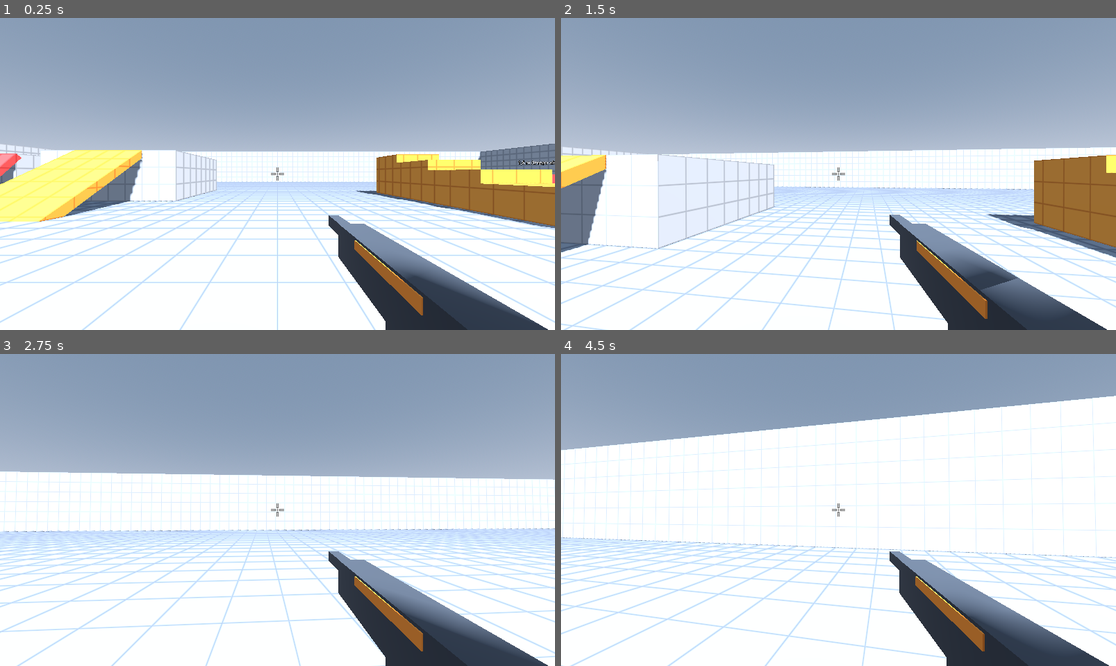
Above: before the commit, frames 1-4 (two rows, left to right).
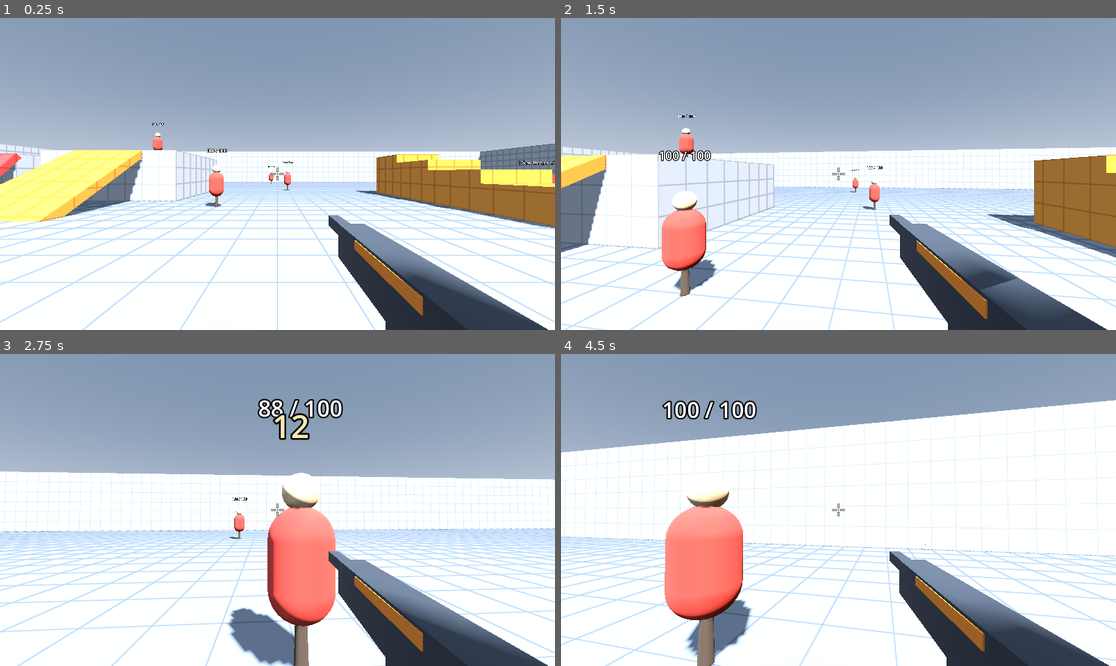
Above: after the commit, the same moments.

Repository: AntoSeguino2018/Project-Zombie
Game: Godot game, scene res://game/levels/test_level.tscn
Two runs of this game, one before a commit and one after it. Both use one fixed random seed, a clock stepped at 60 frames per second and the inputs below.
Inputs (mouse positions are in pixels of both pictures, inside the frame that each line leads up to):
- Up to frame 1 (0.25 s): no input
- Up to frame 2 (1.5 s): tap Enter at 0.5 s; move the mouse to (866, 174) at 0.52 s; press the mouse at (866, 174) at 0.53 s; hold W (move_forward) from 0.53 s (still down); tap Space (jump) at 0.77 s; move the mouse to (810, 174) at 1.27 s; release the mouse at (810, 174) at 1.28 s; click (810, 174) at 1.35 s
- Up to frame 3 (2.75 s): keep holding W (move_forward); tap Space (jump) at 1.52 s; move the mouse to (288, 503) at 2.02 s; hold Shift (sprint) from 2.03 s (still down); click (288, 503) at 2.3 s
- Up to frame 4 (4.5 s): keep holding W (move_forward); move the mouse to (832, 516) at 2.77 s; release Shift (sprint) at 2.78 s; click (832, 516) at 2.85 s; tap Space (jump) at 3.02, 3.77 s; move the mouse to (877, 513) at 3.52 s; press the mouse at (877, 513) at 3.53 s; move the mouse to (794, 506) at 4.27 s; release the mouse at (794, 506) at 4.28 s; tap Shift (sprint) at 4.35 s

The runs differ from the first frame. In frame 1, 0.5% of the frame differs, in the area x 27-53%, y 33-61%; in frame 2, 2.5%; in frame 3, 7.4%; in frame 4, 18%, in the area x 0-100%, y 13-100%.

Commit message:
Passo 1.4: salute, danno e manichini bersaglio
HealthComponent unico per giocatori, nemici e bersagli (predisposto perché
in rete sia l'host ad applicare il danno). L'arma infligge danno, mostra
numeri di danno e l'hitmarker sul mirino (rosso sul colpo finale).
Quattro manichini nel livello di prova: lampeggiano, oscillano, spariscono
e ricompaiono dopo 3 secondi.

Corretto: le scintille d'impatto partivano anche nell'origine del mondo,
prima che l'effetto venisse spostato sul punto colpito.

Co-Authored-By: Claude Opus 5.5 <noreply@anthropic.com>

Diff:
--- /dev/null
+++ b/game/combat/damage_number.gd
@@ -0,0 +1,30 @@
+class_name DamageNumber
+extends Label3D
+## Numero di danno che salta fuori dal punto colpito, sale e sbiadisce.
+## Si elimina da solo.
+
+## Di quanto sale il numero, in metri.
+@export var rise := 0.6
+## Spostamento laterale casuale massimo, in metri, per non sovrapporre i numeri.
+@export var scatter := 0.4
+## Durata totale, in secondi.
+@export var duration := 0.7
+@export var kill_color := Color(1.0, 0.35, 0.3)
+
+
+## Mostra amount nel punto at. Il colpo finale usa un colore e una dimensione diversi.
+func show_value(amount: float, at: Vector3, killed: bool) -> void:
+	text = str(roundi(amount))
+	if killed:
+		modulate = kill_color
+		font_size = roundi(font_size * 1.4)
+	# Lo spostamento laterale segue la destra della camera, così si vede sullo schermo.
+	var camera := get_viewport().get_camera_3d()
+	var side := camera.global_basis.x if camera else Vector3.RIGHT
+	position = at + side * randf_range(-scatter, scatter) + Vector3.UP * randf_range(0.1, 0.3)
+
+	var tween := create_tween().set_parallel()
+	tween.tween_property(self, "position:y", position.y + rise, duration) \
+			.set_trans(Tween.TRANS_CUBIC).set_ease(Tween.EASE_OUT)
+	tween.tween_property(self, "modulate:a", 0.0, duration * 0.4).set_delay(duration * 0.6)
+	tween.chain().tween_callback(queue_free)
--- /dev/null
+++ b/game/combat/damage_number.tscn
@@ -0,0 +1,15 @@
+[gd_scene format=3]
+
+[ext_resource type="Script" path="res://game/combat/damage_number.gd" id="1_number"]
+
+[node name="DamageNumber" type="Label3D"]
+physics_interpolation_mode = 2
+billboard = 1
+no_depth_test = true
+render_priority = 10
+outline_render_priority = 9
+modulate = Color(1, 0.92, 0.6, 1)
+text = "0"
+font_size = 64
+outline_size = 14
+script = ExtResource("1_number")
--- /dev/null
+++ b/game/combat/health_component.gd
@@ -0,0 +1,61 @@
+class_name HealthComponent
+extends Node
+## Vita di qualsiasi cosa possa subire danni: giocatori, nemici, bersagli.
+##
+## Si aggiunge come nodo figlio del corpo che viene colpito; chi spara la trova
+## con HealthComponent.of(corpo_colpito).
+## Predisposto per la rete: in multiplayer solo l'host chiamerà take_damage()
+## e i client riceveranno la vita sincronizzata.
+
+signal damaged(amount: float, source: Node, hit_position: Vector3)
+signal died(source: Node)
+signal changed(current: float, maximum: float)
+
+@export var max_health := 100.0
+
+var current := 0.0
+
+
+func _ready() -> void:
+	current = max_health
+
+
+## Restituisce il componente vita figlio diretto di node, o null se non c'è.
+static func of(node: Object) -> HealthComponent:
+	if not node is Node:
+		return null
+	for child in node.get_children():
+		if child is HealthComponent:
+			return child
+	return null
+
+
+func is_alive() -> bool:
+	return current > 0.0
+
+
+## Applica il danno e restituisce quanto ne è stato inflitto davvero
+## (mai più della vita rimasta). source è chi ha causato il danno.
+func take_damage(amount: float, source: Node = null, hit_position := Vector3.ZERO) -> float:
+	if not is_alive() or amount <= 0.0:
+		return 0.0
+	var dealt := minf(amount, current)
+	current -= dealt
+	damaged.emit(dealt, source, hit_position)
+	changed.emit(current, max_health)
+	if not is_alive():
+		died.emit(source)
+	return dealt
+
+
+func heal(amount: float) -> void:
+	if not is_alive() or amount <= 0.0:
+		return
+	current = minf(current + amount, max_health)
+	changed.emit(current, max_health)
+
+
+## Riporta la vita al massimo (per respawn e rinascite).
+func reset() -> void:
+	current = max_health
+	changed.emit(current, max_health)
--- /dev/null
+++ b/game/levels/props/training_dummy.gd
@@ -0,0 +1,54 @@
+extends StaticBody3D
+## Manichino bersaglio per provare le armi: mostra la vita, lampeggia e oscilla
+## quando viene colpito, sparisce quando viene distrutto e poi ricompare.
+
+## Secondi prima di ricomparire dopo essere stato distrutto.
+@export var respawn_time := 3.0
+
+var _flash := StandardMaterial3D.new()
+
+@onready var _health: HealthComponent = $Health
+@onready var _visual: Node3D = $Visual
+@onready var _shape: CollisionShape3D = $CollisionShape3D
+@onready var _label: Label3D = $HealthLabel
+
+
+func _ready() -> void:
+	# Un materiale sovrapposto bianco e trasparente: il lampo è la sua opacità.
+	_flash.shading_mode = BaseMaterial3D.SHADING_MODE_UNSHADED
+	_flash.transparency = BaseMaterial3D.TRANSPARENCY_ALPHA
+	_flash.albedo_color = Color(1.0, 1.0, 1.0, 0.0)
+	for part in _visual.get_children():
+		if part is MeshInstance3D:
+			part.material_overlay = _flash
+
+	_health.damaged.connect(_on_damaged)
+	_health.died.connect(_on_died)
+	_health.changed.connect(_update_label)
+	_update_label(_health.current, _health.max_health)
+
+
+func _on_damaged(_amount: float, _source: Node, _hit_position: Vector3) -> void:
+	_flash.albedo_color.a = 0.7
+	create_tween().tween_property(_flash, "albedo_color:a", 0.0, 0.12)
+	var wobble := create_tween()
+	wobble.tween_property(_visual, "rotation:z", deg_to_rad(randf_range(-6.0, 6.0)), 0.04)
+	wobble.tween_property(_visual, "rotation:z", 0.0, 0.4) \
+			.set_trans(Tween.TRANS_ELASTIC).set_ease(Tween.EASE_OUT)
+
+
+func _on_died(_source: Node) -> void:
+	_set_present(false)
+	await get_tree().create_timer(respawn_time).timeout
+	_health.reset()
+	_set_present(true)
+
+
+func _set_present(present: bool) -> void:
+	_visual.visible = present
+	_label.visible = present
+	_shape.set_deferred("disabled", not present)
+
+
+func _update_label(current: float, maximum: float) -> void:
+	_label.text = "%d / %d" % [ceili(current), roundi(maximum)]
--- /dev/null
+++ b/game/levels/props/training_dummy.tscn
@@ -0,0 +1,65 @@
+[gd_scene format=3]
+
+[ext_resource type="Script" path="res://game/levels/props/training_dummy.gd" id="1_dummy"]
+[ext_resource type="Script" path="res://game/combat/health_component.gd" id="2_health"]
+
+[sub_resource type="CapsuleShape3D" id="CapsuleShape3D_dummy"]
+radius = 0.38
+height = 1.8
+
+[sub_resource type="StandardMaterial3D" id="StandardMaterial3D_post"]
+albedo_color = Color(0.35, 0.3, 0.26, 1)
+
+[sub_resource type="StandardMaterial3D" id="StandardMaterial3D_body"]
+albedo_color = Color(0.85, 0.32, 0.28, 1)
+
+[sub_resource type="StandardMaterial3D" id="StandardMaterial3D_head"]
+albedo_color = Color(0.93, 0.85, 0.7, 1)
+
+[sub_resource type="CylinderMesh" id="CylinderMesh_post"]
+material = SubResource("StandardMaterial3D_post")
+top_radius = 0.06
+bottom_radius = 0.08
+height = 0.6
+
+[sub_resource type="CapsuleMesh" id="CapsuleMesh_body"]
+material = SubResource("StandardMaterial3D_body")
+radius = 0.35
+height = 1.2
+
+[sub_resource type="SphereMesh" id="SphereMesh_head"]
+material = SubResource("StandardMaterial3D_head")
+radius = 0.2
+height = 0.4
+
+[node name="TrainingDummy" type="StaticBody3D"]
+script = ExtResource("1_dummy")
+
+[node name="Health" type="Node" parent="."]
+script = ExtResource("2_health")
+
+[node name="CollisionShape3D" type="CollisionShape3D" parent="."]
+transform = Transform3D(1, 0, 0, 0, 1, 0, 0, 0, 1, 0, 1.15, 0)
+shape = SubResource("CapsuleShape3D_dummy")
+
+[node name="Visual" type="Node3D" parent="."]
+physics_interpolation_mode = 2
+
+[node name="Post" type="MeshInstance3D" parent="Visual"]
+transform = Transform3D(1, 0, 0, 0, 1, 0, 0, 0, 1, 0, 0.3, 0)
+mesh = SubResource("CylinderMesh_post")
+
+[node name="Body" type="MeshInstance3D" parent="Visual"]
+transform = Transform3D(1, 0, 0, 0, 1, 0, 0, 0, 1, 0, 1.1, 0)
+mesh = SubResource("CapsuleMesh_body")
+
+[node name="Head" type="MeshInstance3D" parent="Visual"]
+transform = Transform3D(1, 0, 0, 0, 1, 0, 0, 0, 1, 0, 1.85, 0)
+mesh = SubResource("SphereMesh_head")
+
+[node name="HealthLabel" type="Label3D" parent="."]
+transform = Transform3D(1, 0, 0, 0, 1, 0, 0, 0, 1, 0, 2.75, 0)
+billboard = 1
+text = "100 / 100"
+font_size = 48
+outline_size = 12
--- a/game/levels/test_level.tscn
+++ b/game/levels/test_level.tscn
@@ -5,6 +5,7 @@
 [ext_resource type="Material" path="res://assets/materials/greybox_wall.tres" id="3_wall"]
 [ext_resource type="Material" path="res://assets/materials/greybox_accent.tres" id="4_accent"]
 [ext_resource type="Material" path="res://assets/materials/greybox_danger.tres" id="5_danger"]
+[ext_resource type="PackedScene" path="res://game/levels/props/training_dummy.tscn" id="6_dummy"]
 
 [sub_resource type="ProceduralSkyMaterial" id="ProceduralSkyMaterial_sky"]
 sky_horizon_color = Color(0.66, 0.7, 0.78, 1)
@@ -170,6 +171,20 @@
 size = Vector3(2, 3, 2)
 material = ExtResource("3_wall")
 
+[node name="Dummies" type="Node3D" parent="."]
+
+[node name="DummyNear" parent="Dummies" instance=ExtResource("6_dummy")]
+transform = Transform3D(1, 0, 0, 0, 1, 0, 0, 0, 1, -3, 0, -10)
+
+[node name="DummyMid" parent="Dummies" instance=ExtResource("6_dummy")]
+transform = Transform3D(1, 0, 0, 0, 1, 0, 0, 0, 1, 1, 0, -20)
+
+[node name="DummyFar" parent="Dummies" instance=ExtResource("6_dummy")]
+transform = Transform3D(1, 0, 0, 0, 1, 0, 0, 0, 1, -1, 0, -32)
+
+[node name="DummyHigh" parent="Dummies" instance=ExtResource("6_dummy")]
+transform = Transform3D(1, 0, 0, 0, 1, 0, 0, 0, 1, -10, 3, -17)
+
 [node name="Labels" type="Node3D" parent="."]
 
 [node name="StaircaseLabel" type="Label3D" parent="Labels"]
--- a/game/player/fps_controller.gd
+++ b/game/player/fps_controller.gd
@@ -34,6 +34,7 @@
 @onready var _body_mesh: MeshInstance3D = $BodyMesh
 @onready var _weapon: HitscanWeapon = $Camera3D/Weapon
 @onready var _hud: CanvasLayer = $Hud
+@onready var _crosshair: Crosshair = $Hud/Crosshair
 @onready var _gravity: float = ProjectSettings.get_setting("physics/3d/default_gravity")
 
 
@@ -47,6 +48,7 @@
 		return
 	# Il proprio corpo non si vede, ma continua a proiettare l'ombra.
 	_body_mesh.cast_shadow = GeometryInstance3D.SHADOW_CASTING_SETTING_SHADOWS_ONLY
+	_weapon.dealt_damage.connect(func(_target, _amount, killed): _crosshair.show_hit(killed))
 	_camera.make_current()
 	_capture_mouse()
 	_update_camera()
--- a/game/player/player.tscn
+++ b/game/player/player.tscn
@@ -6,6 +6,8 @@
 [ext_resource type="PackedScene" path="res://game/weapons/effects/impact_effect.tscn" id="4_impact"]
 [ext_resource type="PackedScene" path="res://game/weapons/effects/tracer.tscn" id="5_tracer"]
 [ext_resource type="Script" path="res://game/ui/crosshair.gd" id="6_crosshair"]
+[ext_resource type="PackedScene" path="res://game/combat/damage_number.tscn" id="7_damage_number"]
+[ext_resource type="Script" path="res://game/combat/health_component.gd" id="8_health"]
 
 [sub_resource type="CapsuleShape3D" id="CapsuleShape3D_body"]
 radius = 0.4
@@ -53,6 +55,9 @@
 mesh = SubResource("CapsuleMesh_body")
 surface_material_override/0 = SubResource("StandardMaterial3D_body")
 
+[node name="Health" type="Node" parent="."]
+script = ExtResource("8_health")
+
 [node name="Head" type="Marker3D" parent="."]
 transform = Transform3D(1, 0, 0, 0, 1, 0, 0, 0, 1, 0, 1.6, 0)
 
@@ -69,6 +74,7 @@
 muzzle = NodePath("Muzzle")
 impact_scene = ExtResource("4_impact")
 tracer_scene = ExtResource("5_tracer")
+damage_number_scene = ExtResource("7_damage_number")
 
 [node name="Body" type="MeshInstance3D" parent="Camera3D/Weapon"]
 cast_shadow = 0
--- a/game/ui/crosshair.gd
+++ b/game/ui/crosshair.gd
@@ -1,6 +1,8 @@
+class_name Crosshair
 extends Control
 ## Mirino a croce disegnato al centro dello schermo, con un bordo scuro
-## per restare leggibile su qualsiasi sfondo.
+## per restare leggibile su qualsiasi sfondo. Mostra anche l'hitmarker
+## (una X attorno al centro) quando un colpo fa danno.
 
 @export var color := Color(1.0, 1.0, 1.0, 0.9)
 @export var outline_color := Color(0.0, 0.0, 0.0, 0.6)
@@ -9,6 +11,29 @@
 ## Lunghezza di ogni linea, in pixel.
 @export var length := 8.0
 @export var thickness := 2.0
+
+@export_group("Hitmarker")
+@export var hit_color := Color(1.0, 1.0, 1.0)
+@export var kill_color := Color(1.0, 0.3, 0.25)
+## Durata dell'hitmarker, in secondi (doppia sul colpo finale).
+@export var hit_duration := 0.15
+
+var _hit_time_left := 0.0
+var _hit_total := 1.0
+var _hit_killed := false
+
+
+func _process(delta: float) -> void:
+	if _hit_time_left > 0.0:
+		_hit_time_left = maxf(_hit_time_left - delta, 0.0)
+		queue_redraw()
+
+
+func show_hit(killed: bool) -> void:
+	_hit_killed = killed
+	_hit_total = hit_duration * (2.0 if killed else 1.0)
+	_hit_time_left = _hit_total
+	queue_redraw()
 
 
 func _draw() -> void:
@@ -20,3 +45,11 @@
 		draw_line(from, to, color, thickness)
 	draw_circle(center, 2.0, outline_color)
 	draw_circle(center, 1.0, color)
+
+	if _hit_time_left > 0.0:
+		var marker_color := kill_color if _hit_killed else hit_color
+		marker_color.a *= _hit_time_left / _hit_total
+		var scale := 1.3 if _hit_killed else 1.0
+		for diagonal: Vector2 in [Vector2(1, 1), Vector2(1, -1), Vector2(-1, 1), Vector2(-1, -1)]:
+			var dir := diagonal.normalized()
+			draw_line(center + dir * 7.0 * scale, center + dir * 14.0 * scale, marker_color, thickness)
--- a/game/weapons/effects/impact_effect.gd
+++ b/game/weapons/effects/impact_effect.gd
@@ -11,15 +11,19 @@
 
 
 func _ready() -> void:
-	_sparks.emitting = true
 	var tween := create_tween()
 	tween.tween_interval(lifetime - 1.0)
 	tween.tween_property(_decal, "modulate:a", 0.0, 1.0)
 	tween.tween_callback(queue_free)
 
 
-## Posiziona l'effetto sul punto colpito, con l'asse Y allineato alla normale.
+## Posiziona l'effetto sul punto colpito, con l'asse Y allineato alla normale,
+## e fa partire le scintille. Va chiamata dopo l'aggiunta alla scena.
 func place(point: Vector3, normal: Vector3) -> void:
 	var reference := Vector3.UP if absf(normal.y) < 0.99 else Vector3.FORWARD
 	var x_axis := reference.cross(normal).normalized()
 	global_transform = Transform3D(Basis(x_axis, normal, x_axis.cross(normal)), point)
+	# Le scintille partono solo ora: se partissero in _ready nascerebbero
+	# nell'origine del mondo, prima che l'effetto venga spostato qui.
+	_sparks.reset_physics_interpolation()
+	_sparks.emitting = true
--- a/game/weapons/hitscan_weapon.gd
+++ b/game/weapons/hitscan_weapon.gd
@@ -9,12 +9,15 @@
 
 signal fired
 signal hit(collider: Object, position: Vector3, normal: Vector3)
+## Un colpo ha fatto danno a qualcosa con un HealthComponent.
+signal dealt_damage(target: HealthComponent, amount: float, killed: bool)
 
 @export var data: WeaponData
 ## Punto da cui parte la scia del colpo (la bocca dell'arma).
 @export var muzzle: Node3D
 @export var impact_scene: PackedScene
 @export var tracer_scene: PackedScene
+@export var damage_number_scene: PackedScene
 
 @export_group("Animazione")
 ## Di quanto arretra l'arma a ogni colpo, in metri.
@@ -63,6 +66,7 @@
 		end = result.position
 		_spawn_impact(result.position, result.normal)
 		hit.emit(result.collider, result.position, result.normal)
+		_apply_damage(result.collider, result.position)
 
 	_spawn_tracer(muzzle.global_position if muzzle else origin, end)
 	fired.emit()
@@ -75,6 +79,24 @@
 	var side_axis := Vector3.UP if absf(direction.y) < 0.99 else Vector3.RIGHT
 	var tilted := direction.rotated(direction.cross(side_axis).normalized(), randf() * max_angle)
 	return tilted.rotated(direction, randf() * TAU)
+
+
+func _apply_damage(collider: Object, point: Vector3) -> void:
+	var target := HealthComponent.of(collider)
+	if not target or not target.is_alive():
+		return
+	target.take_damage(data.damage, owner, point)
+	var killed := not target.is_alive()
+	_spawn_damage_number(point, data.damage, killed)
+	dealt_damage.emit(target, data.damage, killed)
+
+
+func _spawn_damage_number(point: Vector3, amount: float, killed: bool) -> void:
+	if not damage_number_scene:
+		return
+	var number: DamageNumber = damage_number_scene.instantiate()
+	get_tree().current_scene.add_child(number)
+	number.show_value(amount, point, killed)
 
 
 func _spawn_impact(point: Vector3, normal: Vector3) -> void:
Not shown, added: game/combat/damage_number.gd.uid
Not shown, added: game/combat/health_component.gd.uid
Not shown, added: game/levels/props/training_dummy.gd.uid
Not shown, changed: ROADMAP.md
